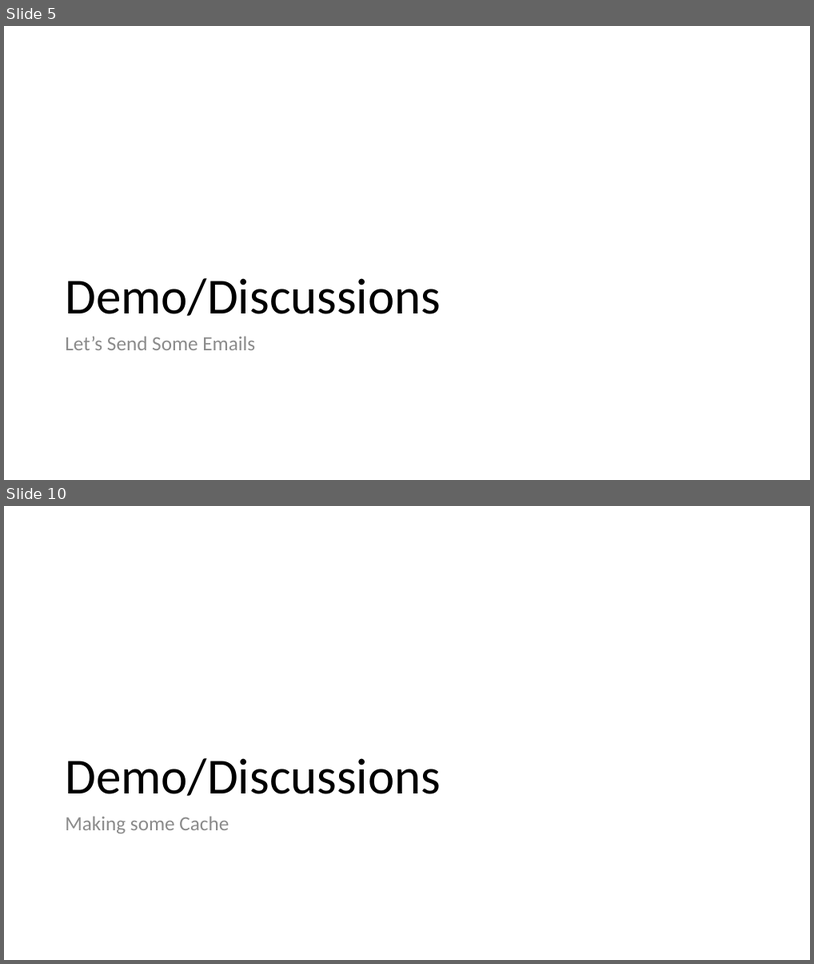
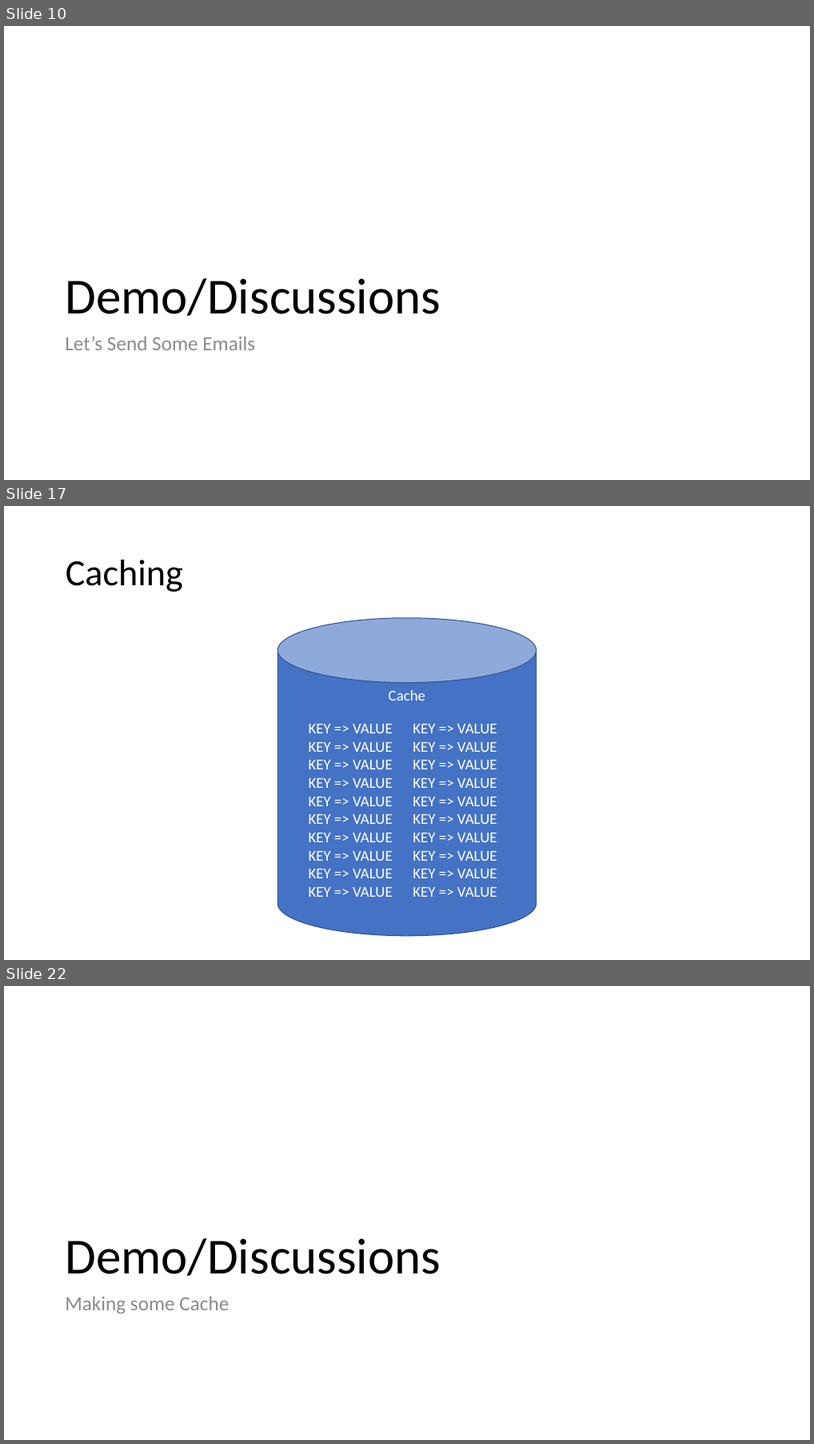
Before and after one commit to 1kevgriff/Workshop-ASPNETCore-Liftoff, a slide deck: Slides/02_DesignForSpeed.pptx. Shown one above the other, each under a label of ours: slides 5 and 10 before the commit, slides 10, 17 and 22 after it; the slides between them are not shown. The pictures are 814x964 and 814x1444 pixels, drawn with LibreOffice and Linux fonts; fonts in the diff are those of the drawing. Boxes give left, top, right and bottom in pixels: in the first picture for what was removed or moved away, otherwise in the second. Text is boxed around its words. In the diff, an @@ line names an element or a change of style, - is before the commit and + after.

```diff
--- a/Slides/02_DesignForSpeed.pptx
+++ b/Slides/02_DesignForSpeed.pptx
@@ slide 17 added at [4,506,810,960], background #FFFFFF @@
@@ title added at [66,560,183,592], 44 pt, text #000000 @@
+Caching
@@ cylinder added at [278,618,537,936], fill #4472C4, outline #325491 1 pt, 18 pt, text #FFFFFF @@
+Cache
@@ text added at [309,724,393,896], 18 pt, text #FFFFFF @@
+KEY => VALUE
+KEY => VALUE
+KEY => VALUE
+KEY => VALUE
+KEY => VALUE
+KEY => VALUE
+KEY => VALUE
+KEY => VALUE
+KEY => VALUE
+KEY => VALUE
@@ text added at [413,724,498,896], 18 pt, text #FFFFFF @@
+KEY => VALUE
+KEY => VALUE
+KEY => VALUE
+KEY => VALUE
+KEY => VALUE
+KEY => VALUE
+KEY => VALUE
+KEY => VALUE
+KEY => VALUE
+KEY => VALUE
@@ what was slide 5 is now slide 10 @@
@@ what was slide 10 is now slide 22 @@
```
Also in this commit, not shown: 2 slides changed, 15 other slides added, 4 slides removed, 6 other files.
